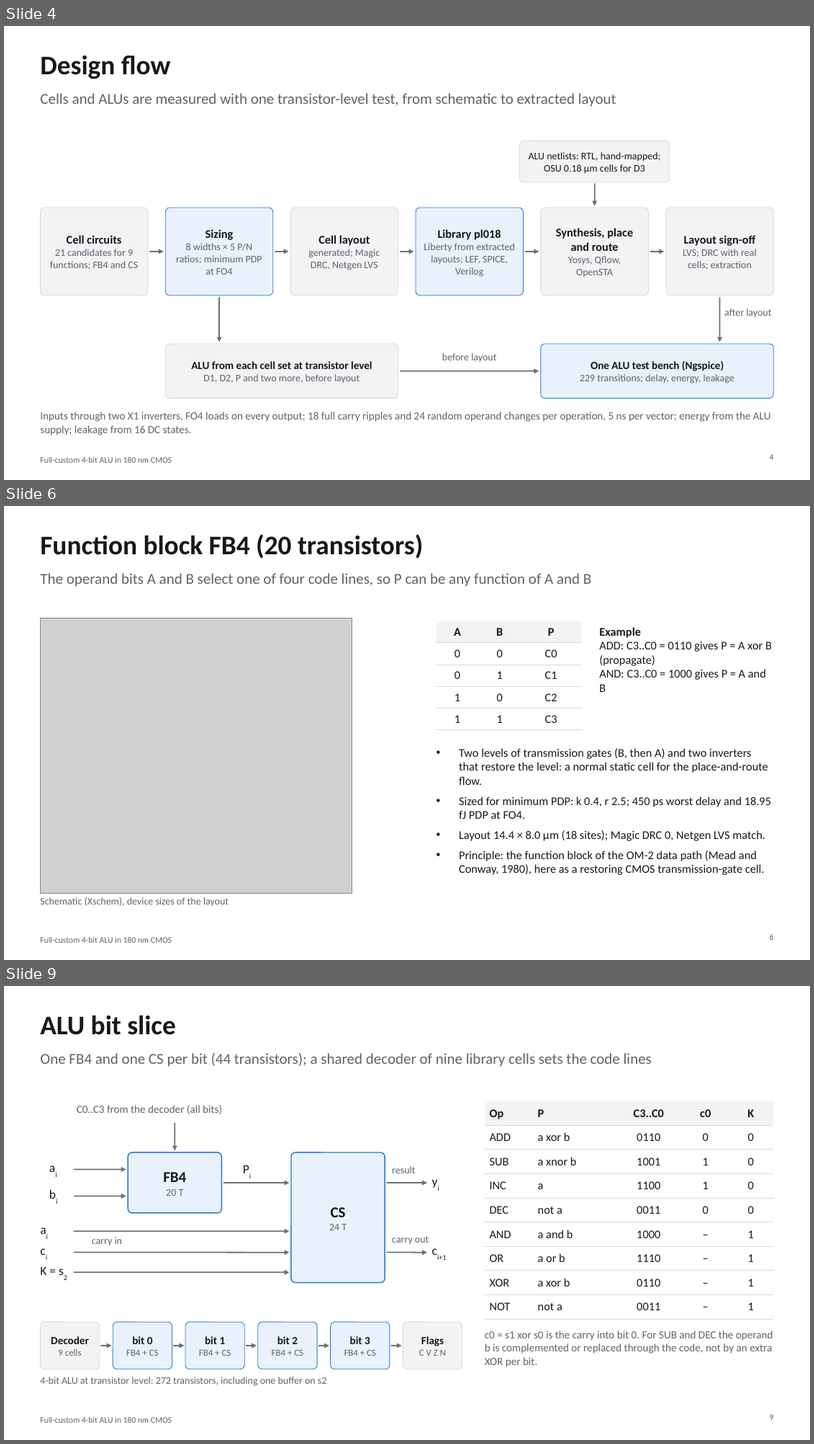
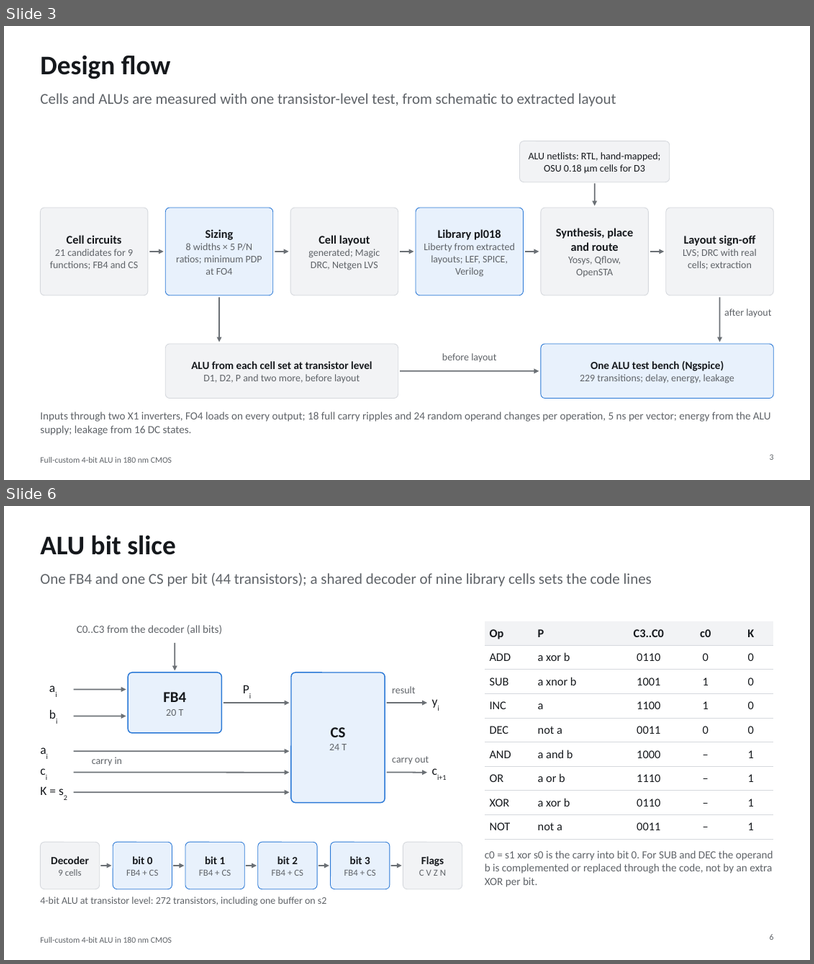
Before and after one commit to manshukgarg/alu-fullcustom-180nm, a slide deck: docs/presentation/ALU4_180nm_presentation.pptx. Shown one above the other, each under a label of ours: slides 4, 6 and 9 before the commit, slides 3 and 6 after it; the slides between them are not shown. The pictures are 814x1444 and 814x964 pixels, drawn with LibreOffice and Linux fonts; fonts in the diff are those of the drawing; grey boxes stand for pictures. Boxes give left, top, right and bottom in pixels: in the first picture for what was removed or moved away, otherwise in the second. Text is boxed around its words. In the diff, an @@ line names an element or a change of style, - is before the commit and + after.

```diff
--- a/docs/presentation/ALU4_180nm_presentation.pptx
+++ b/docs/presentation/ALU4_180nm_presentation.pptx
@@ slide 6 removed at box(4, 506, 810, 960), background #FFFFFF; not listed: 1 template element that a slide beside it also shows @@
@@ title removed at box(40, 534, 423, 559) @@
-Function block FB4 (20 transistors)
@@ text removed at box(40, 573, 592, 587) @@
-The operand bits A and B select one of four code lines, so P can be any function of A and B
@@ picture removed at box(40, 618, 352, 893) @@
@@ table removed at box(437, 621, 581, 726), 5 rows, 3 columns @@
-A | B | P
-0 | 0 | C0
-0 | 1 | C1
-1 | 0 | C2
-1 | 1 | C3
@@ text removed at box(599, 627, 772, 692) @@
-Example
-ADD: C3..C0 = 0110 gives P = A xor B (propagate)
-AND: C3..C0 = 1000 gives P = A and B
@@ text removed at box(459, 748, 772, 875) @@
-• Two levels of transmission gates (B, then A) and two inverters that restore the level: a normal static cell for the place-and-route flow.
-• Sized for minimum PDP: k 0.4, r 2.5; 450 ps worst delay and 18.95 fJ PDP at FO4.
-• Layout 14.4 × 8.0 µm (18 sites); Magic DRC 0, Netgen LVS match.
-• Principle: the function block of the OM-2 data path (Mead and Conway, 1980), here as a restoring CMOS transmission-gate cell.
@@ text removed at box(40, 897, 229, 906) @@
-Schematic (Xschem), device sizes of the layout
@@ page number removed at box(770, 934, 774, 939) @@
-6
@@ what was slide 4 is now slide 3 @@
@@ page number at box(770, 454, 774, 459): text changed @@
-4
+3
@@ what was slide 9 is now slide 6 @@
@@ page number at box(770, 934, 774, 939): text changed @@
-9
+6
```
Also in this commit, not shown: 3 slides changed, 2 slides added, 12 other slides removed, 1 other file.
